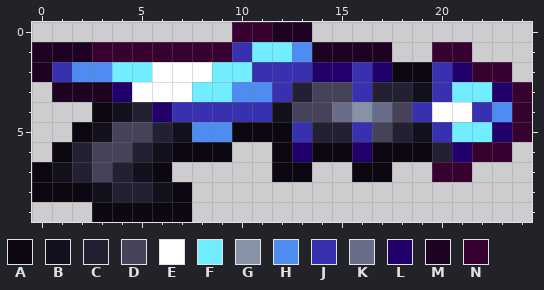
Edited in one commit: pixel-art sprite (Items/Weapons/Ranged/CrystallineQuadshot.png). Above is the file before it was changed.
The file is 50x20 pixels, drawn in blocks of 2x2; one block is one cell here. Colours within 5 levels of each other are drawn and written as one.
Palette (. is transparent): A #0c0711  B #14111e  C #242034  D #454259  E #ffffff  F #72ecff  G #8692a6  H #4e8cf1  J #3831af  K #6a6d8a  L #21006b  M #1d0222  N #37022f
Pixels before, first column x 0:
 0 ..........NNMM...........
 1 MMMNNNNNNNJFFHMMMM..NN...
 2 MJHHFFEEEFFJJJLLJLAAJLNN.
 3 .MMMLEEEFFHHJCDDJCCBJFFLN
 4 ...ABCLJJJJJBDDKGKDJEEJHN
 5 ..ABDDCBHHAAAJCCJDCBJFFLN
 6 .ACDDCBAAA..ALAALAAACLNN.
 7 ABCDCBA.....AA..AA..NN...
 8 AAABCCBA.................
 9 ...AAAAA.................
The result:
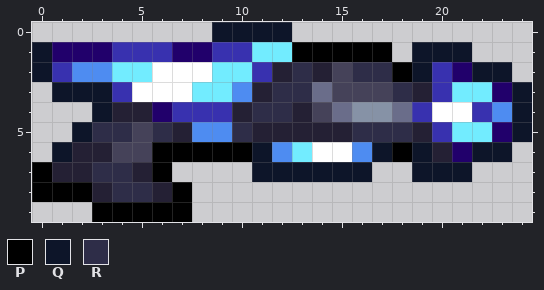
Colours new in this view: P #000000  Q #0d1529  R #2e2d48
Change:
Changed rows in their new state; - is an unchanged pixel.
first column x 0:
 0 ---------QQQQ.-----------
 1 QLLLJJJLLJ---PPPPP-QQQ---
 2 Q-----------CRCDRRPQ--QQ-
 3 -QQQJ------CRRK-DDRC----Q
 4 ---QC-----CRRC---GK-----Q
 5 --QRR-RC--RCCC--RRRC----Q
 6 -Q-C-DPPPPPQHFEEHQPQ--QQ-
 7 PC-RRCP----QQQQQQ.-QQQ---
 8 PPPCRRCP-----------------
 9 ---PPPPP-----------------
